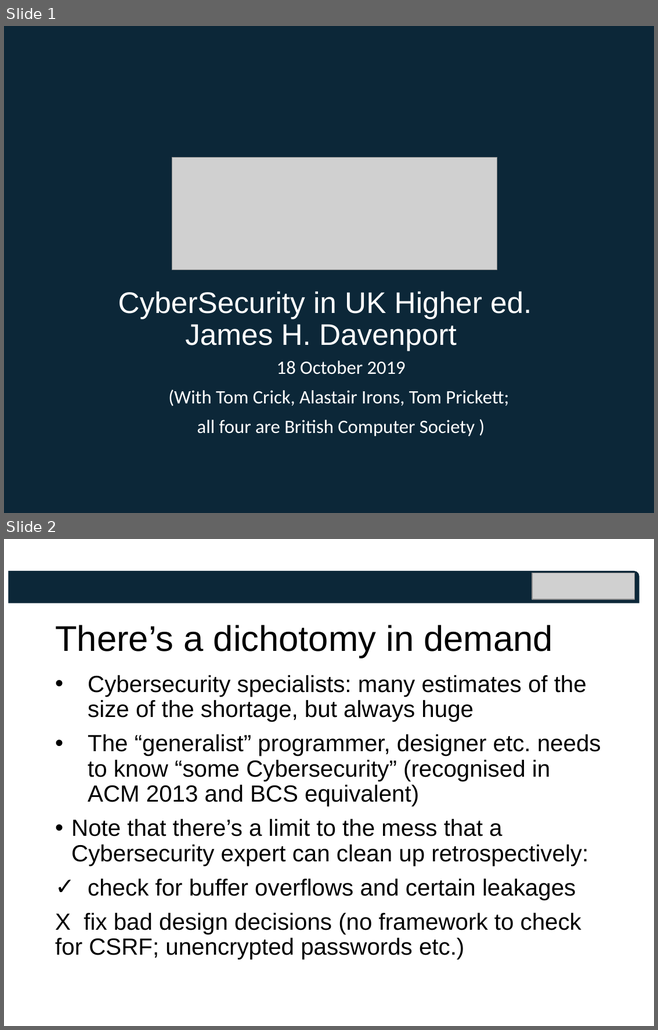
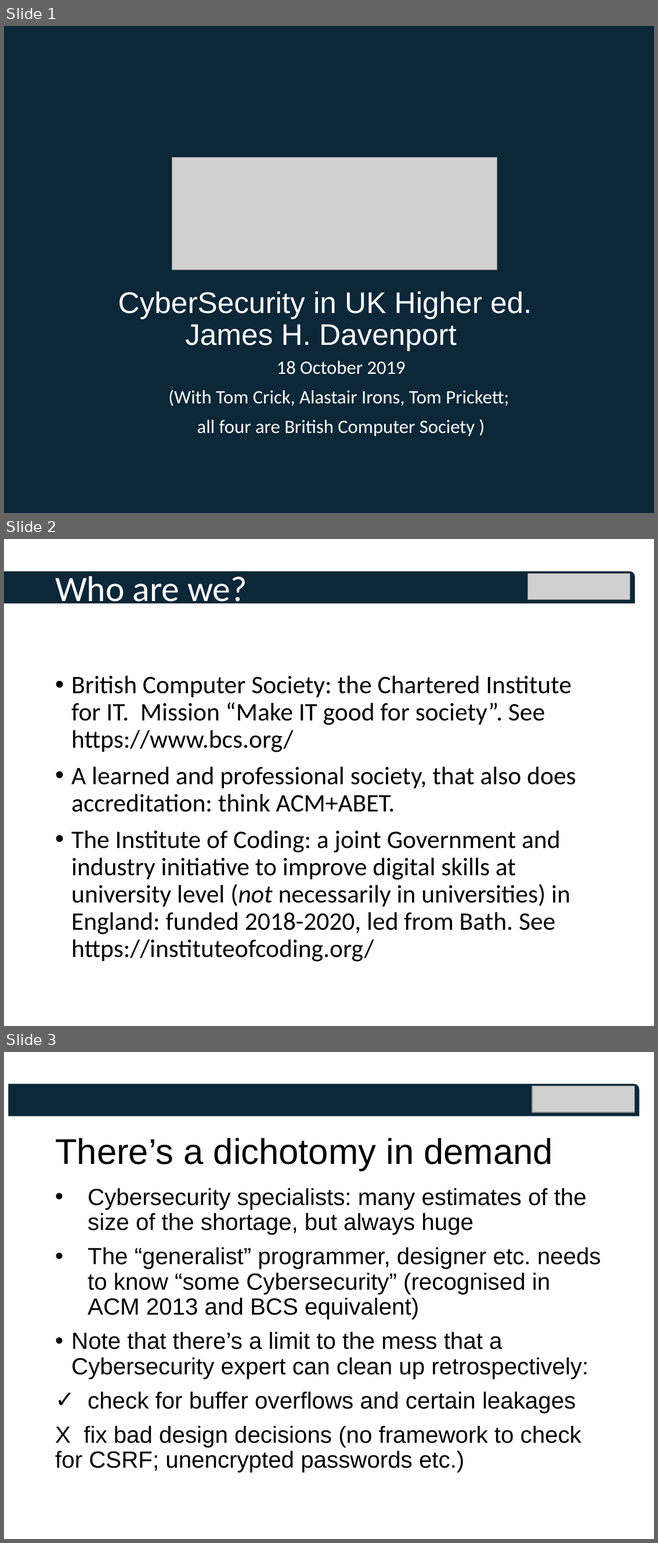
Before and after one commit to tomcrick/FIE2019, a slide deck: TalkatFI2019.pptx. Shown one above the other, each under a label of ours: slides 1 and 2 before the commit, slides 1, 2 and 3 after it. The pictures are 658x1030 and 658x1543 pixels, drawn with LibreOffice and Linux fonts; fonts in the diff are those of the drawing; grey boxes stand for pictures. Boxes give left, top, right and bottom in pixels: in the first picture for what was removed or moved away, otherwise in the second. Text is boxed around its words. In the diff, an @@ line names an element or a change of style, - is before the commit and + after.

Commit message:
Updated

```diff
--- a/TalkatFI2019.pptx
+++ b/TalkatFI2019.pptx
@@ slide 2 added at (4, 539, 654, 1026), background #FFFFFF @@
@@ round rect added at (4, 571, 635, 604), fill #0C2738 @@
@@ title added at (55, 571, 247, 609), 39.6 pt, text #FFFFFF @@
+Who are we?
@@ picture added at (528, 573, 630, 600) @@
@@ text added at (71, 675, 575, 962), 28 pt, text #000000 @@
+• British Computer Society: the Chartered Institute for IT. Mission “Make IT good for society”. See https://www.bcs.org/
+• A learned and professional society, that also does accreditation: think ACM+ABET.
+• The Institute of Coding: a joint Government and industry initiative to improve digital skills at university level (not necessarily in universities) in England: funded 2018-2020, led from Bath. See https://instituteofcoding.org/
@@ what was slide 2 is now slide 3 @@
```
